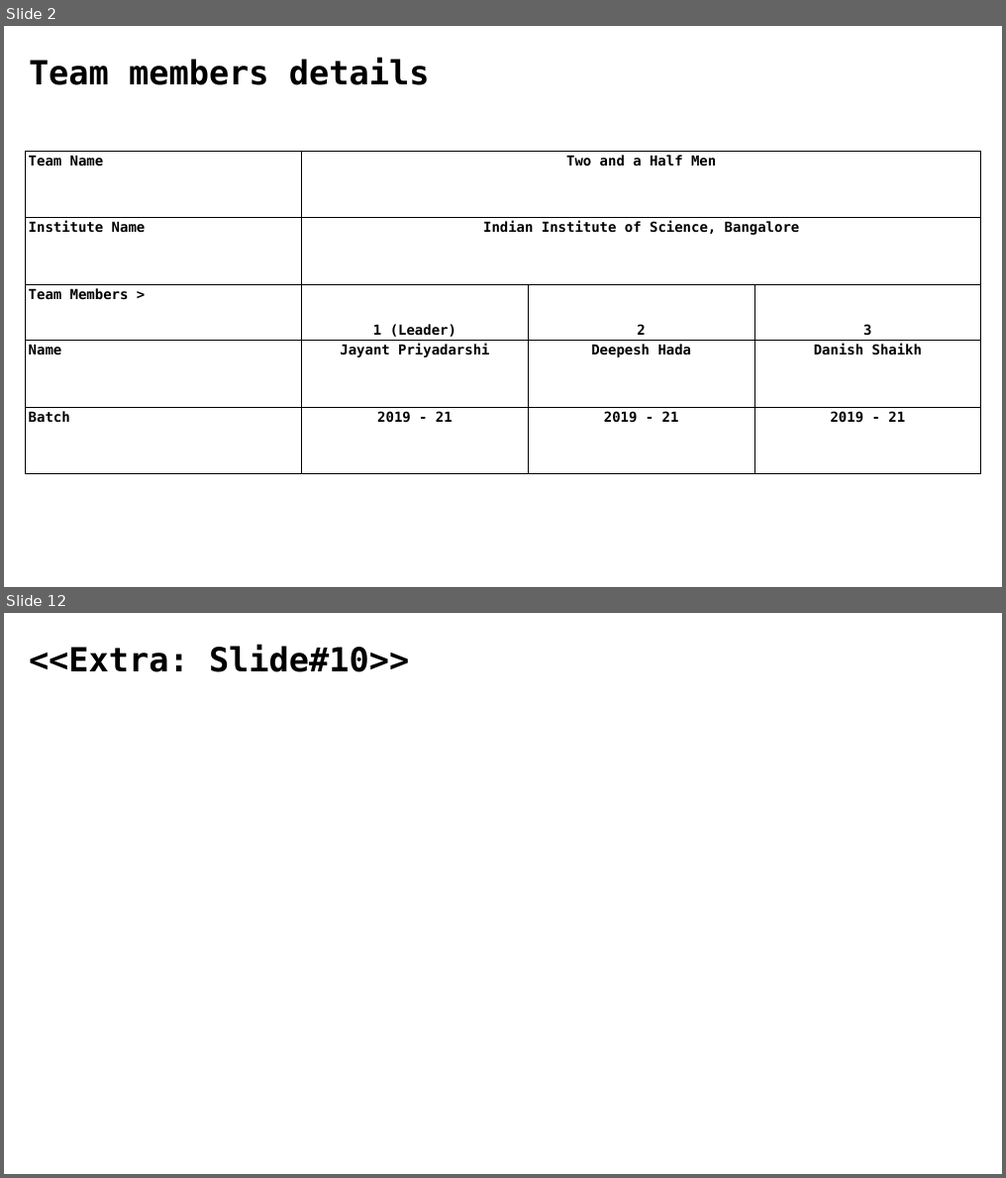
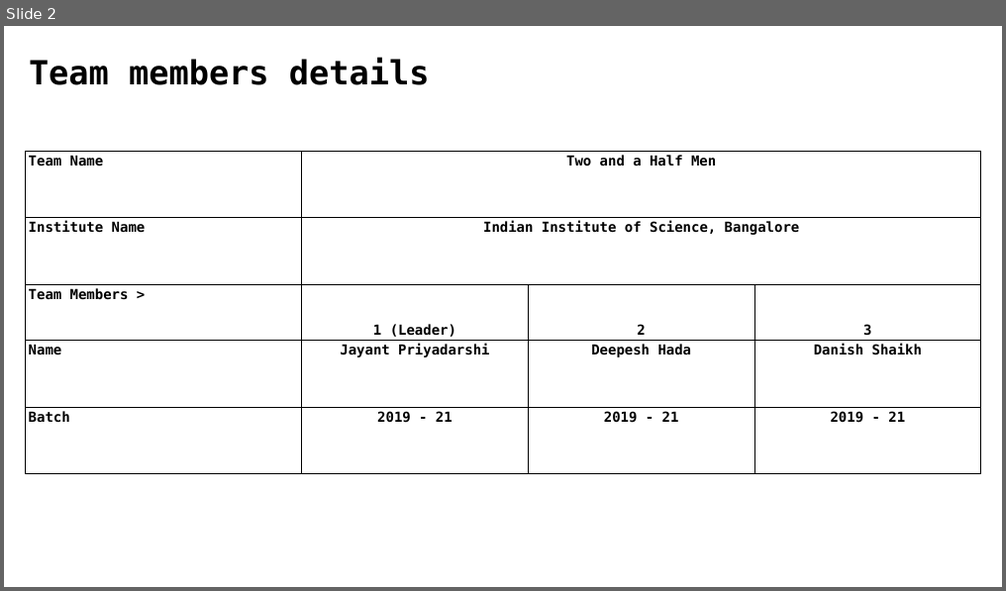
Before and after one commit to deepeshhada/flipkart-grid-table-extraction, a slide deck: Level 2/GRiD_ Electronic Invoicing using Image Processing_TwoAndAHalfMen_IISc.pptx. Shown one above the other, each under a label of ours: slides 2 and 12 before the commit, slide 2 after it; the slides between them are not shown. The pictures are 1006x1178 and 1006x591 pixels, drawn with LibreOffice and Linux fonts; fonts in the diff are those of the drawing; background and template pictures are left out. Boxes give left, top, right and bottom in pixels: in the first picture for what was removed or moved away, otherwise in the second. Text is boxed around its words. In the diff, an @@ line names an element or a change of style, - is before the commit and + after.

```diff
--- a/Level 2/GRiD_ Electronic Invoicing using Image Processing_TwoAndAHalfMen_IISc.pptx
+++ b/Level 2/GRiD_ Electronic Invoicing using Image Processing_TwoAndAHalfMen_IISc.pptx
@@ slide 12 removed at (4, 613, 1002, 1174), background picture (left out) @@
@@ text removed at (29, 644, 409, 672) @@
-<<Extra: Slide#10>>
```
Also in this commit, not shown: 5 slides changed, 5 slides added, 4 other slides removed, 3 other files.
